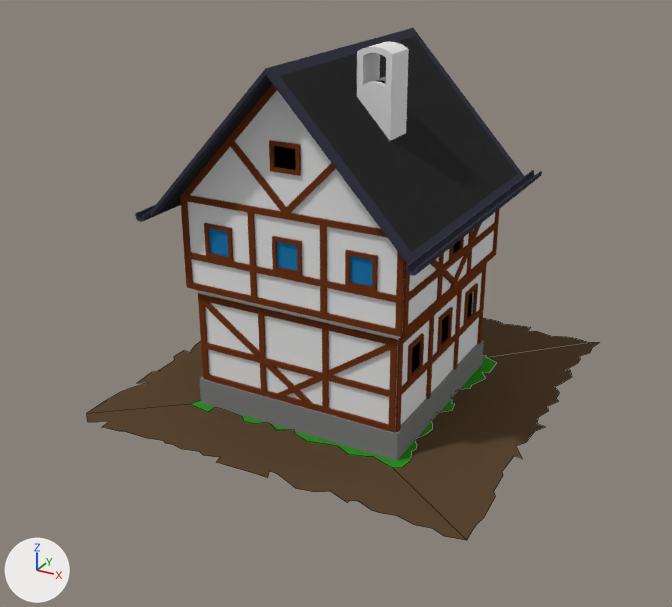
One commit to the Blender file src/blender/buildings/settlers-house2/settlers-house2.blend: the scene before it, then after it.
One viewpoint serves both versions: a 50 mm camera at (1.67, -3.28, 1.96) aimed at (-0.03, -0.18, 0.41). Every picture has the same lights, and +X, +Y and +Z are marked at lower left. Mesh edges are drawn as thin lines on the coarser meshes.

The older version as bpy lines, for what is in view:
```python
me_plane = bpy.data.meshes.new('Plane')
me_plane.from_pydata(...)  # 232 vertices, 5 faces; spans x -0.85..0.85, y -0.9..0.84, z 0.0
# faces by material slot: [4, 1]
me_plane.materials.append(mat_erde)  # brown #5c4834
me_plane.materials.append(mat_graß)  # green #309424
me_plane_001 = bpy.data.meshes.new('Plane.001')
me_plane_001.from_pydata(...)  # 1688 vertices, 1325 faces, 29 loose edges; spans x -0.604..0.558, y -0.709..0.592, z 0.0..1.473
# faces by material slot: [58, 98, 1022, 4, 16, 6, 7, 114]
me_plane_001.materials.append(mat_betonmauer__treppe)  # grey #818181
me_plane_001.materials.append(mat_gebäude__schornstein)  # white #e7e7e7
me_plane_001.materials.append(mat_holzbretter)  # brown #6d361a
me_plane_001.materials.append(mat_tür)  # brown #502618
me_plane_001.materials.append(mat_darkness)  # black #000000
me_plane_001.materials.append(mat_blaues_glas)  # blue #2078b0
me_plane_001.materials.append(mat_dach)  # black #2f2f2f
me_plane_001.materials.append(mat_dach_bretter)  # dark grey #3b3b49
ob_ground = bpy.data.objects.new('Ground', me_plane)
ob_ground.location = (0.0, 0.0, 0.0)
ob_haus = bpy.data.objects.new('Haus', me_plane_001)
ob_haus.location = (0.0, 0.0, 0.0)
```
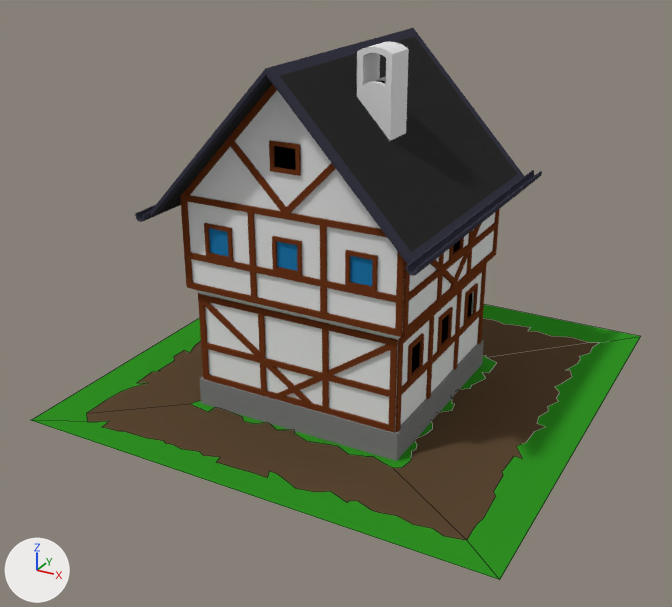
What differs and where, as boxes [x1, y1, x2, y2] in the pictures (672 x 607 px):
'Ground', reshaped (19% wider, 24% taller): before [87, 318, 598, 540]; after [31, 304, 641, 580]
part 1 of me_plane, added (green): after [31, 304, 641, 580]

The edits, one by one:
me_plane is used by ob_ground; location (0.0, 0.0, 0.0).
me_plane had 232 vertices, 5 faces and spanned x -0.85..0.85, y -0.9..0.84, z 0.0.
me_plane now has 236 vertices, 9 faces and spans x -1.0..1.0, y -1.0..1.0, z 0.0.
Part 1, on me_plane:
4 vertices are added at (1.0, -1.0, 0.0), (-1.0, -1.0, 0.0), (1.0, 1.0, 0.0), (-1.0, 1.0, 0.0).
4 new faces join them, mat_graß (green #309424).
